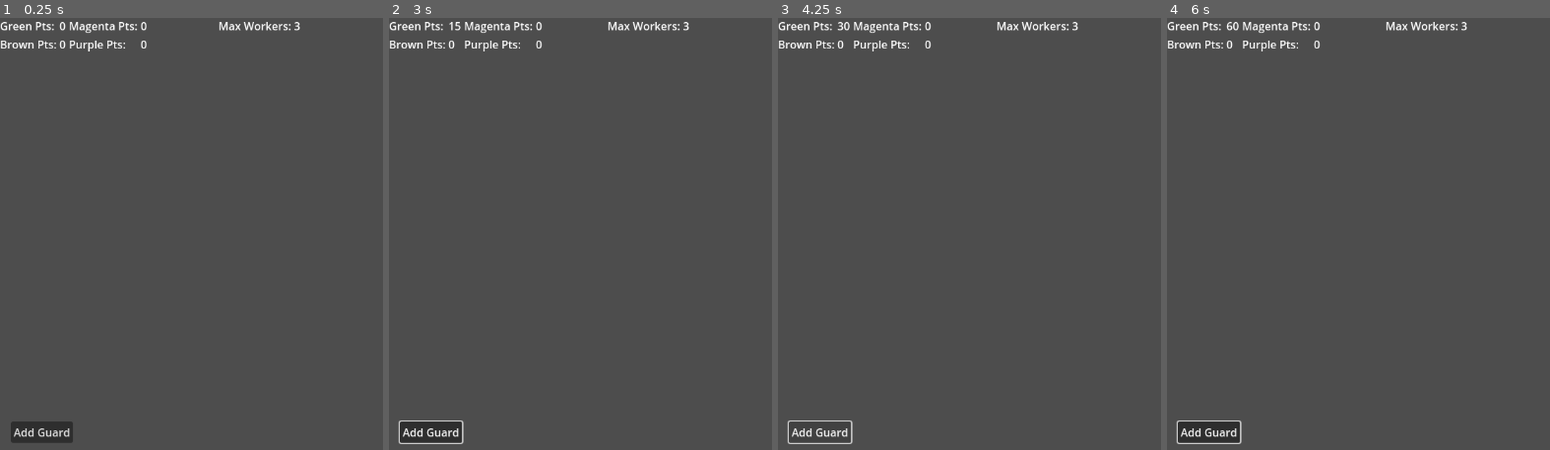
Above: before the commit, frames 1-4 (left to right).
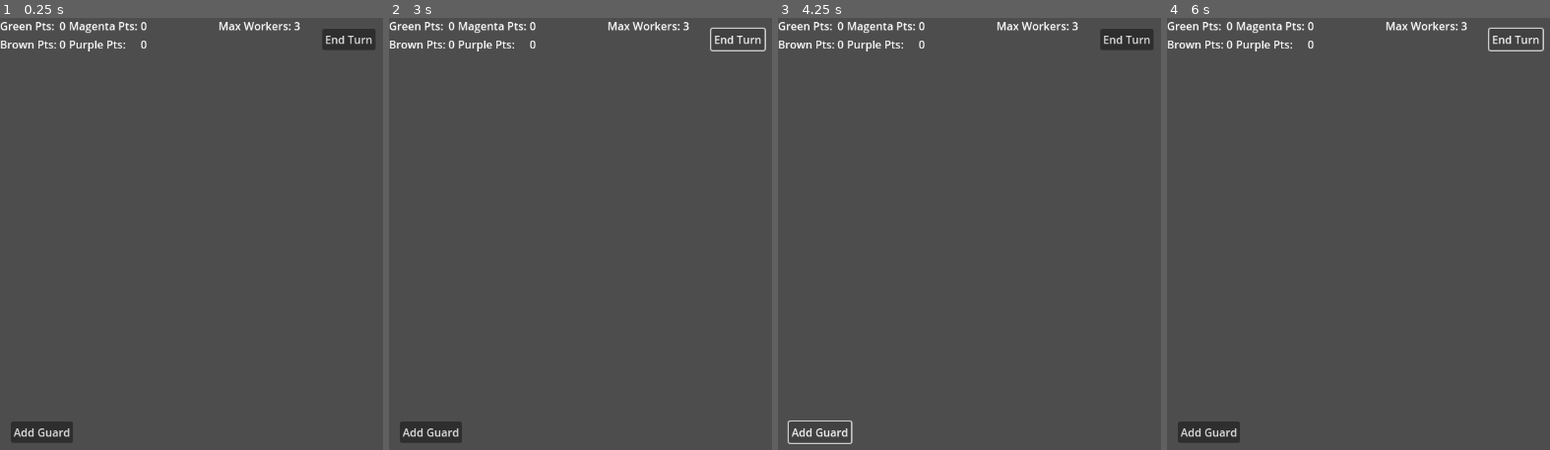
Above: after the commit, the same moments.

Repository: p0rtcullis/WarClicker
Game: Godot game, scene res://game_manager.tscn
The game is run twice, just before and just after one commit, with the same random seed, the same clock (stepped at 60 frames per second) and the same inputs.
Inputs (mouse positions are in pixels of both pictures, inside the frame that each line leads up to):
- Up to frame 1 (0.25 s): no input
- Up to frame 2 (3 s): click (737, 39) at 0.5 s, where only the run after the commit has a clickable "End Turn"; click "Add Guard" at 1.25 s; click "Add Guard" at 2 s; click (737, 39) at 2.75 s, where only the run after the commit has a clickable "End Turn"
- Up to frame 3 (4.25 s): click "Add Guard" at 3.5 s
- Up to frame 4 (6 s): click (1515, 39) at 4.25 s, where only the run after the commit has a clickable "End Turn"; tap Enter at 5 s; tap Space at 5.75 s

The runs differ from the first frame. In frame 1, 0.6% of the frame differs, in the area x 84-98%, y 2-8%; in frame 2, 1.0%; in frame 3, 1.1%, in the area x 15-98%, y 0-8%; in frame 4, 1.0%.

Commit message:
End Turn1

Diff:
--- a/war-clicker/ManagementScreen/Scripts/management_screen.gd
+++ b/war-clicker/ManagementScreen/Scripts/management_screen.gd
@@ -47,7 +47,7 @@
 #number of units produced per worker
 var guard_production_eff : int = 0
 
-enum WORKERS {GUARD}
+enum WORKERS {GUARD,REAPER,BANSHEE,SPIDER,DRAGON,AUTARCH,WARLOCK,SPIRITSEER,AVENGER,HAWK,SCORPION}
 enum POINTS {GREEN,BROWN,MAGENTA,PURPLE}
 
 
@@ -90,8 +90,8 @@
 		create_worker(WORKERS.GUARD)
 
 
-func _on_update_timer_timeout() -> void:
-	total_green += point_count(POINTS.GREEN)
+#func _on_update_timer_timeout() -> void:
+	#total_green += point_count(POINTS.GREEN)
 
 func update_max_workers(new_max: int):
 	max_workers += new_max
--- a/war-clicker/Worker/guard.gd
+++ b/war-clicker/Worker/guard.gd
@@ -10,8 +10,3 @@
 # Called every frame. 'delta' is the elapsed time since the previous frame.
 func _process(delta: float) -> void:
 	pass
-
-
-func _on_production_timer_timeout() -> void:
-	producing = false
-	%ManagementScreen.append(1)
--- a/war-clicker/Worker/guard.tscn
+++ b/war-clicker/Worker/guard.tscn
@@ -6,7 +6,3 @@
 [node name="Worker" type="Node2D"]
 script = ExtResource("1_kepy1")
 stats = ExtResource("2_c8pys")
-
-[node name="production_timer" type="Timer" parent="."]
-
-[connection signal="timeout" from="production_timer" to="." method="_on_production_timer_timeout"]
--- a/war-clicker/game_manager.tscn
+++ b/war-clicker/game_manager.tscn
@@ -102,6 +102,14 @@
 offset_bottom = 23.0
 text = "Max Workers: 0"
 
+[node name="EndTurnButton" type="Button" parent="ManagementScreenGUI/InfoBarGUI"]
+layout_mode = 0
+offset_left = 472.0
+offset_top = 16.0
+offset_right = 550.0
+offset_bottom = 47.0
+text = "End Turn"
+
 [node name="ManagementScreen" parent="ManagementScreenGUI" instance=ExtResource("1_70yv6")]
 unique_name_in_owner = true
 
@@ -162,12 +170,8 @@
 offset_bottom = 47.0
 text = "Add Guard"
 
-[node name="UpdateTimer" type="Timer" parent="."]
-autostart = true
-
 [connection signal="pressed" from="UpgradeScreenGUI/ResetUpgradesButton" to="UpgradeScreenGUI" method="_on_reset_upgrades_button_pressed"]
 [connection signal="toggled" from="UpgradeScreenGUI/ResetUpgradesButton" to="UpgradeScreenGUI" method="_on_reset_upgrades_button_toggled"]
 [connection signal="toggled" from="UpgradeScreenGUI/Upgrade1" to="UpgradeScreenGUI" method="_on_upgrade1_toggled"]
 [connection signal="toggled" from="UpgradeScreenGUI/Upgrade2" to="UpgradeScreenGUI" method="_on_upgrade_2_toggled"]
 [connection signal="pressed" from="DebugScreenGUI/AddGuardButton" to="ManagementScreenGUI/ManagementScreen" method="_on_add_guard_button_pressed"]
-[connection signal="timeout" from="UpdateTimer" to="ManagementScreenGUI/ManagementScreen" method="_on_update_timer_timeout"]
